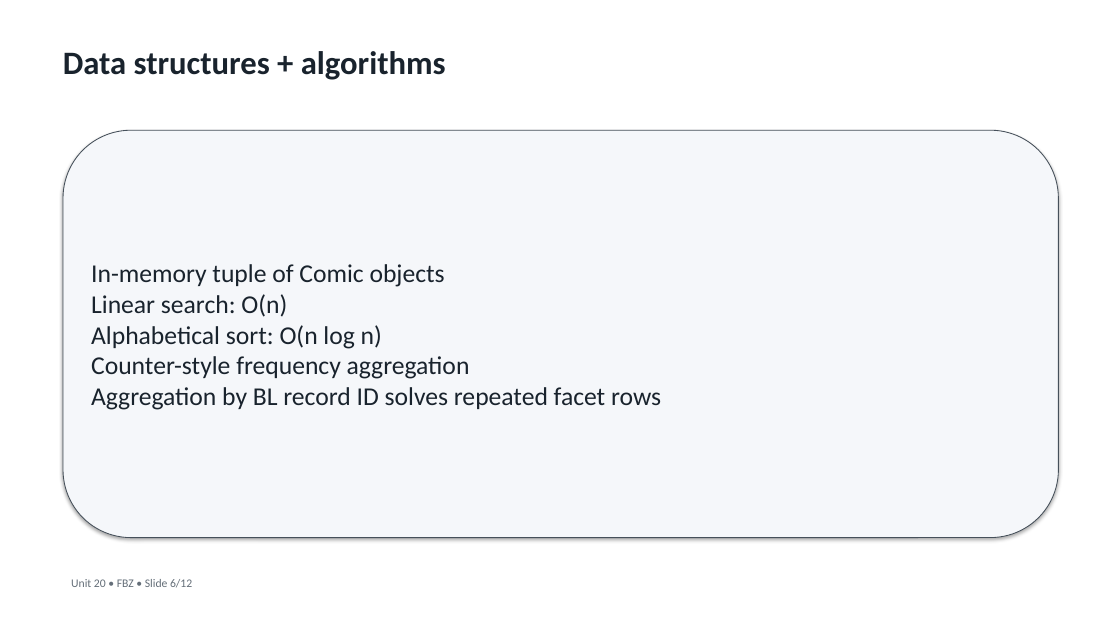
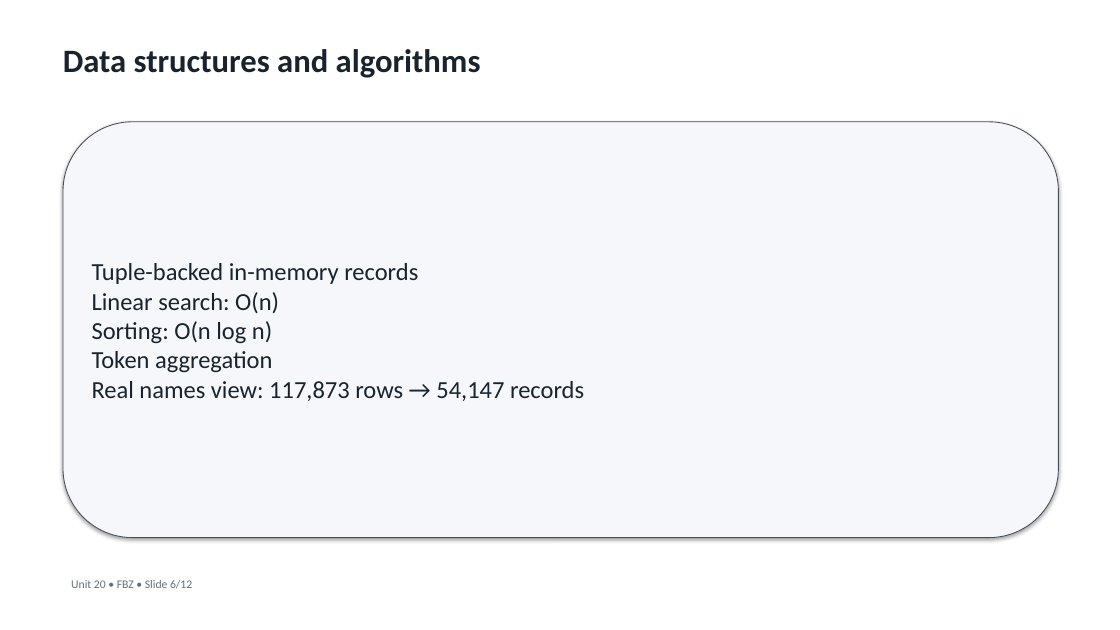
Before and after one commit to alibuildswebsites-ux/Unit20-FBZ-Comics-Unmasked-Application, a slide deck: slide 6 of submission/Unit20_FBZ_SOLID_OOP_Presentation.pptx. Drawn at 1120x630 pixels with LibreOffice and Linux fonts; fonts in the diff are those of the drawing. Boxes give left, top, right and bottom in pixels: in the first picture for what was removed or moved away, otherwise in the second. Text is boxed around its words. In the diff, an @@ line names an element or a change of style, - is before the commit and + after.

Commit message:
Complete Unit 20 FBZ Comics Unmasked application

```diff
--- a/submission/Unit20_FBZ_SOLID_OOP_Presentation.pptx
+++ b/submission/Unit20_FBZ_SOLID_OOP_Presentation.pptx
@@ text at (63, 49, 481, 78): text changed @@
-Data structures + algorithms
+Data structures and algorithms
@@ rounded rectangle "Tuple-backed in-memory records Linear search: ...": place and size @@
-rounded rectangle "Tuple-backed in-memory records Linear search: ..." at (63, 130, 1059, 538)
+rounded rectangle "Tuple-backed in-memory records Linear search: ..." at (63, 122, 1059, 538)
@@ text in rounded rectangle at (92, 263, 584, 401): text changed; size 22 to 21 pt @@
-In-memory tuple of Comic objects
-Linear search: O(n)
-Alphabetical sort: O(n log n)
-Counter-style frequency aggregation
-Aggregation by BL record ID solves repeated facet rows
+Tuple-backed in-memory records
+Linear search: O(n)
+Sorting: O(n log n)
+Token aggregation
+Real names view: 117,873 rows → 54,147 records
```
Also in this commit, not shown: 9 other slides changed, 2 slides added, 2 slides removed, 36 other files.
